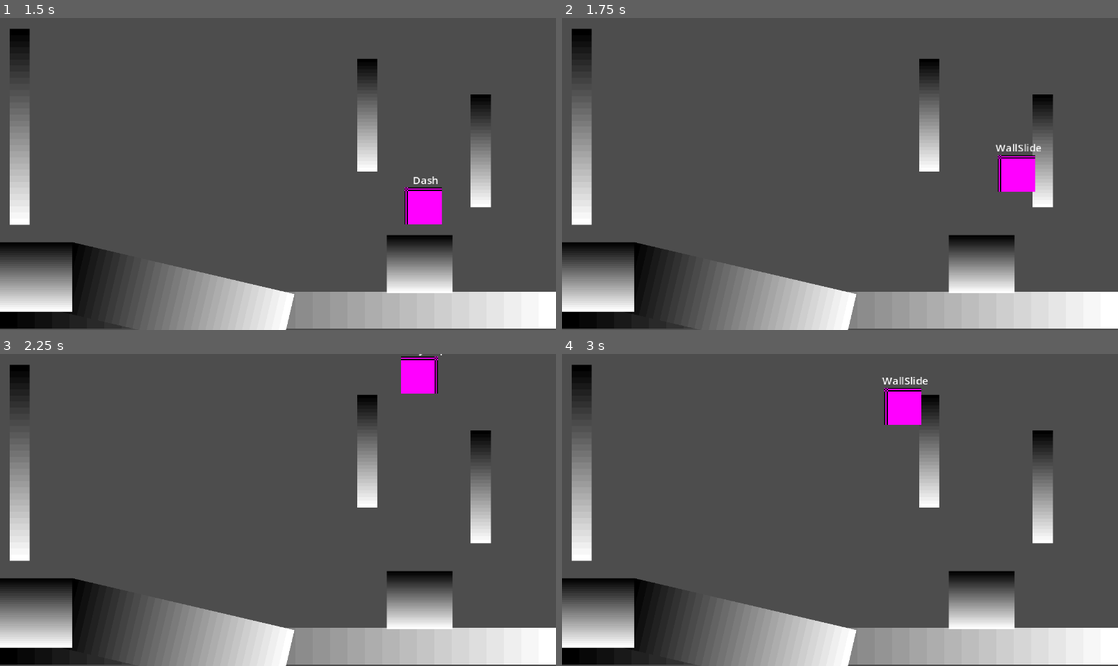
Above: before the commit, frames 1-4 (two rows, left to right).
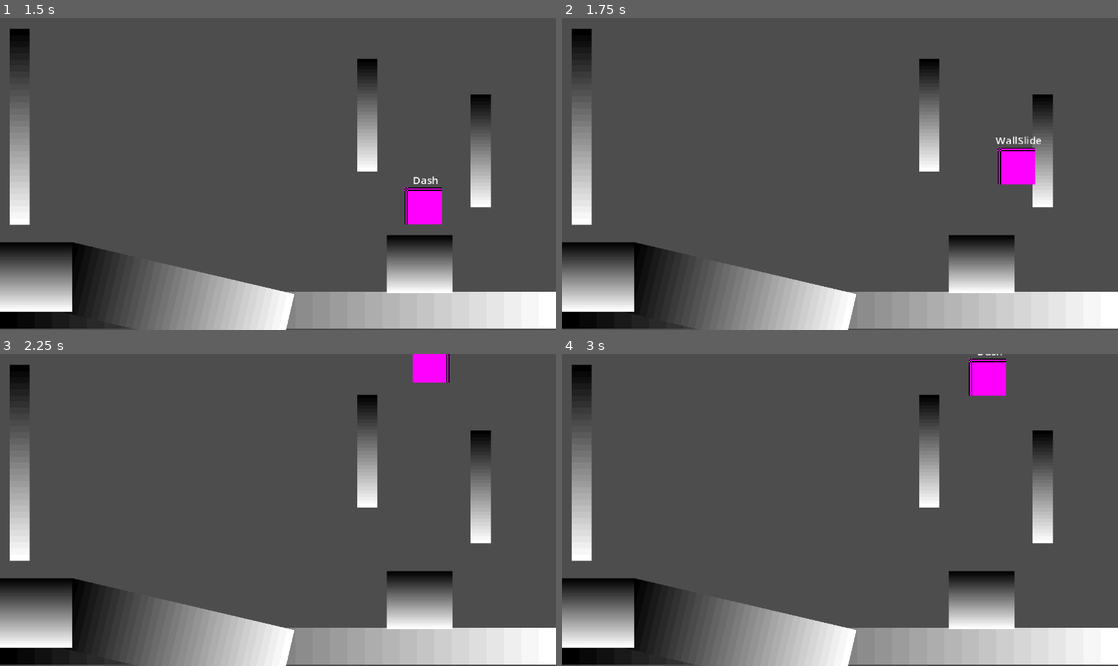
Above: after the commit, the same moments.

Repository: namishh/metroidvania
Game: Godot game, scene res://playground.tscn
The game is run twice, just before and just after one commit, with the same random seed, the same clock (stepped at 60 frames per second) and the same inputs.
Inputs:
- Up to frame 1 (1.5 s): tap Enter at 0.5 s; hold Z (jump) 0.53-1.28 s; hold Right (ui_right) from 0.53 s (still down); tap C (dash) at 1.35 s
- Up to frame 2 (1.75 s): keep holding Right (ui_right); tap Z (jump) at 1.52, 1.55 s
- Up to frame 3 (2.25 s): tap Z (jump) at 1.82 s; release Right (ui_right) at 2.03 s; hold Left (ui_left) from 2.03 s (still down); hold Z (jump) from 2.03 s (still down)
- Up to frame 4 (3 s): release Left (ui_left) at 2.78 s; release Z (jump) at 2.78 s; hold Right (ui_right) from 2.78 s (still down); tap C (dash) at 2.85 s

Frame 1 is identical in both runs. In frame 2, 0.6% of the frame differs, in the area x 78-87%, y 37-56%; in frame 3, 0.7%; in frame 4, 1.7%, in the area x 57-80%, y 0-23%.

Commit message:
wall climbing

Diff:
--- a/player/player.tscn
+++ b/player/player.tscn
@@ -17,6 +17,7 @@
 
 [node name="Player" type="CharacterBody2D" unique_id=246969490]
 script = ExtResource("1_oul6g")
+wall_jump_push_force = 280.0
 
 [node name="States" type="Node" parent="." unique_id=405713861]
 
--- a/player/scripts/player.gd
+++ b/player/scripts/player.gd
@@ -21,12 +21,11 @@
 @export var dash_duration: float = 0.25
 @export var effect_delay: float = 0.04
 
-@export var wall_jump_push_force: float = 150
+@export var wall_jump_push_force: float = 320
 
-@export var wall_contact_coyote_time: float = 0.2
 @export var wall_jump_lock_time: float = 0.05
 
-@export var max_jump: int = 1;
+@export var max_jump: int = 2;
 @export var max_dash: int = 1;
 #endregion
 
@@ -104,7 +103,6 @@
 func update_wall_contact(delta: float) -> void:
 	if is_on_wall() and not is_on_floor():
 		last_wall_normal = get_wall_normal()
-		wall_contact_timer = wall_contact_coyote_time
 
 	else:
 		wall_contact_timer = maxf(wall_contact_timer - delta, 0.0)
--- a/player/states/wall_jump.gd
+++ b/player/states/wall_jump.gd
@@ -1,6 +1,8 @@
 class_name WallJumpState extends PlayerState
 
 var wall_normal: Vector2 = Vector2.ZERO
+var lock_timer: float = 0.0
+
 
 func init() -> void:
 	pass
@@ -8,9 +10,11 @@
 func enter() -> void:
 	print("[ENTER]: WallJump")
 	player.jumps += 1
-	wall_normal = player.get_wall_normal()
+	wall_normal = player.last_wall_normal
 	player.velocity.y = -player.base_jump_velocity
 	player.velocity.x = wall_normal.x * player.wall_jump_push_force
+	lock_timer = player.wall_jump_lock_time
+
 
 func exit() -> void:
 	print("[EXIT]: WallJump")
@@ -18,14 +22,20 @@
 func handle_input(_e: InputEvent) -> PlayerState:
 	if _e.is_action_pressed("dash") and player.dashes < player.max_dash:
 		return dash
+	if _e.is_action_pressed("jump") and player.jumps < player.max_jump:
+		return jump
 	if _e.is_action_released("jump"):
 		player.velocity.y *= 0.5
 		return fall
 	return next_state
 
 func physics_process(_delta: float) -> PlayerState:
+	lock_timer -= _delta
 	if player.is_on_floor():
 		return idle
 	if player.velocity.y >= 0:
 		return fall
+	if lock_timer <= 0:
+		player.velocity.x = player.direction.x * player.base_move_speed
+
 	return next_state
--- a/player/states/wall_slide.gd
+++ b/player/states/wall_slide.gd
@@ -1,4 +1,6 @@
 class_name WallSlideState extends PlayerState
+
+var last_wall_normal: Vector2 = Vector2.ZERO
 
 func init() -> void:
 	pass
@@ -8,6 +10,9 @@
 	player.gravity_multiplier = 0.4
 	player.velocity.y = 0
 	player.dashes = 0
+	player.jumps = 0
+	last_wall_normal = player.get_wall_normal()
+
 
 func handle_input(_e: InputEvent) -> PlayerState:
 	if _e.is_action_pressed("jump"):
